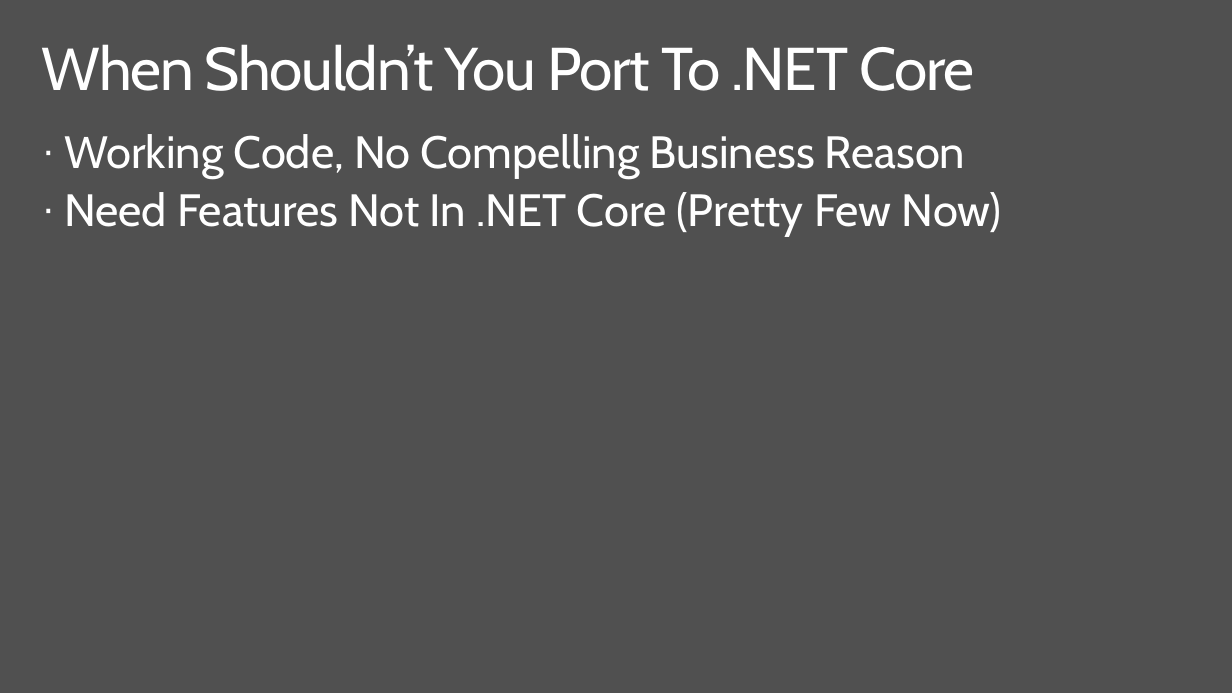
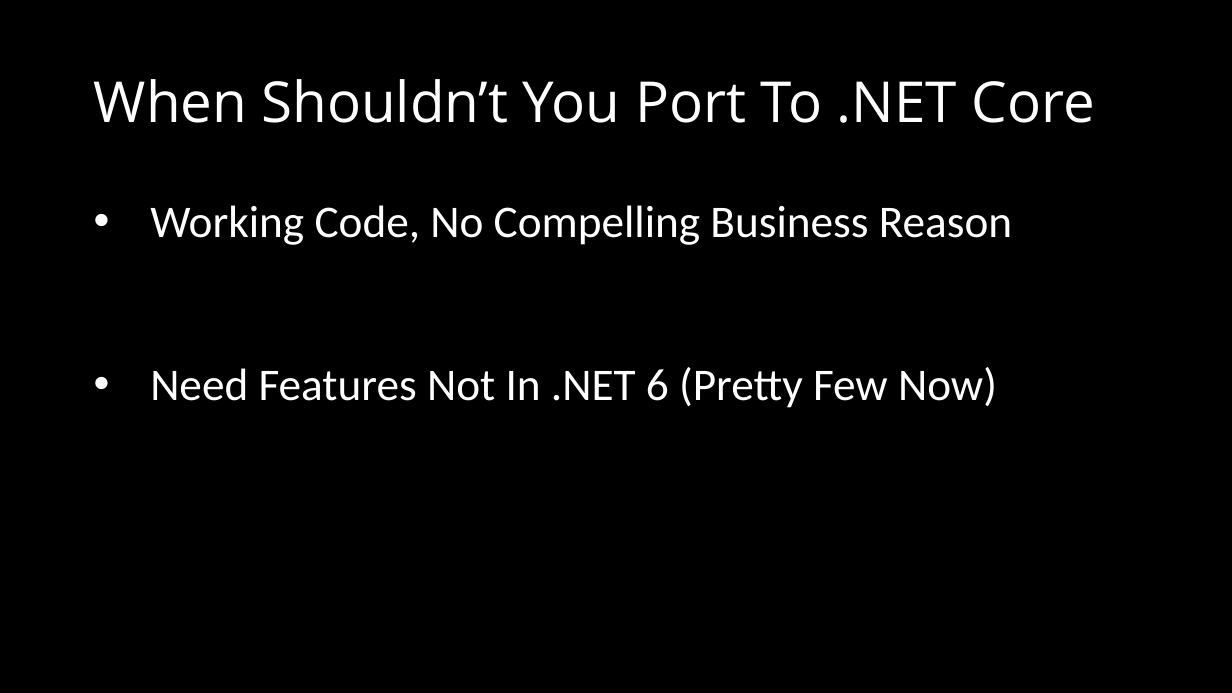
Before and after one commit to dotnet-presentations/dotnetcore-workshop, a slide deck: slide 3 of 6. Porting-From-NET-Framework/netcore-workshop-porting.pptx. Drawn at 1232x693 pixels with LibreOffice and Linux fonts; fonts in the diff are those of the drawing; background and template pictures are left out. Boxes give left, top, right and bottom in pixels: in the first picture for what was removed or moved away, otherwise in the second. Text is boxed around its words. In the diff, an @@ line names an element or a change of style, - is before the commit and + after.

```diff
--- a/6. Porting-From-NET-Framework/netcore-workshop-porting.pptx
+++ b/6. Porting-From-NET-Framework/netcore-workshop-porting.pptx
@@ background #505050 to #000000 @@
@@ title "When Shouldn’t You Port To ...": place and size @@
-title "When Shouldn’t You Port To ..." at (42,44,974,91)
+title "When Shouldn’t You Port To ..." at (94,79,1095,123)
@@ title "When Shouldn’t You Port To ..." at (94,79,1095,123): size 48 to 44.9 pt, font Cabin to Open Sans, letter spacing -1 to 0 pt; vertical alignment top to middle @@
@@ text "Working Code, No Compelling Business ...": place and size @@
-text "Working Code, No Compelling Business ..." at (64,134,1002,236)
+text "Working Code, No Compelling Business ..." at (150,205,1012,408)
@@ text at (150,205,1012,245): font Cabin to Calibri in "Working Code, No Compelling Business Reason"; bullet · to •; line spacing 0.9 to 1; less space between paragraphs @@
@@ text at (150,367,997,408): text changed; font Cabin to Calibri @@
-· Need Features Not In .NET Core (Pretty Few Now)
+• Need Features Not In .NET 6 (Pretty Few Now)
```
Also in this commit, not shown: 5 other slides changed, 4 slides added, 2 slides removed, 10 other files.
